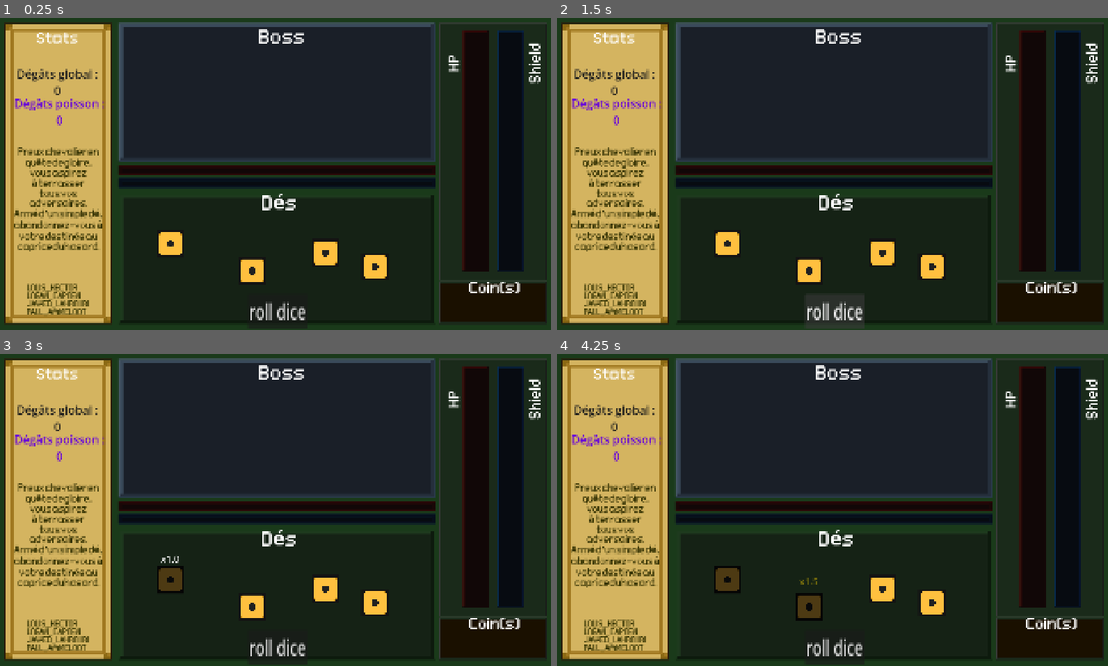
Above: before the commit, frames 1-4 (two rows, left to right).
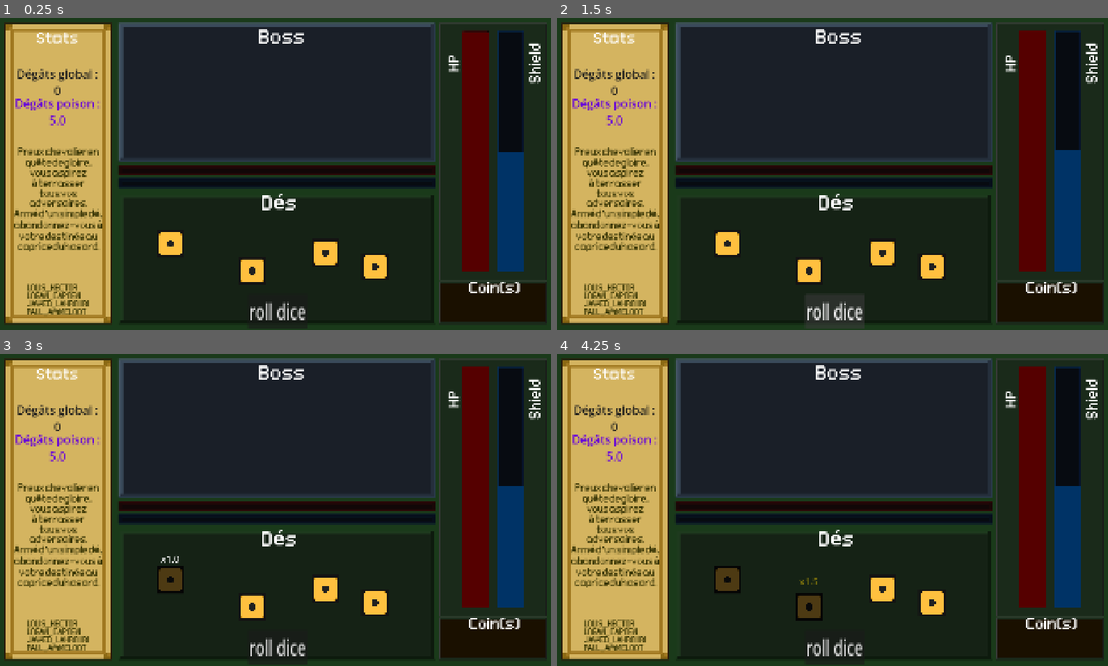
Above: after the commit, the same moments.

Repository: logan-capoen/dice-and-daggers
Game: Godot game, scene res://scenes/plateau.tscn
Same seed, same stepped clock (60 frames per second), same inputs: the game is played once before the commit and once after it.
Inputs (mouse positions are in pixels of both pictures, inside the frame that each line leads up to):
- Up to frame 1 (0.25 s): no input
- Up to frame 2 (1.5 s): click "roll dice" at 0.5 s; click "roll dice" at 1.25 s
- Up to frame 3 (3 s): click "roll dice" at 2 s; tap Enter at 2.75 s; move the mouse to (170, 578) at 2.77 s; click (170, 578) at 2.92 s
- Up to frame 4 (4.25 s): move the mouse to (810, 606) at 3.52 s; click (810, 606) at 3.67 s

The runs differ from the first frame. In frame 1, 5.8% of the frame differs, in the area x 2-96%, y 4-82%; in frame 2, 5.9%; in frame 3, 5.9%; in frame 4, 5.9%.

Commit message:
fix: bar handling and the music file

Diff:
--- a/dice-and-daggers/scenes/bar_handling.gd
+++ b/dice-and-daggers/scenes/bar_handling.gd
@@ -10,9 +10,8 @@
 func _process(delta):
 	if player == null:
 		return
-
-	animer_barre(hp_joueur, player.hp_joueur)
-	animer_barre(shield_joueur, player.shield_joueur)
+	animer_barre(hp_joueur, player.hp)
+	animer_barre(shield_joueur, player.shield)
 
 func animer_barre(barre: ProgressBar, valeur: float):
 	valeur = clamp(valeur, barre.min_value, barre.max_value)
--- a/dice-and-daggers/scenes/plateau.tscn
+++ b/dice-and-daggers/scenes/plateau.tscn
@@ -25,6 +25,9 @@
 
 [node name="Plateau" type="Node2D" unique_id=545427569]
 script = ExtResource("1_ipy82")
+
+[node name="Player" type="Node2D" parent="." unique_id=301665093 groups=["player"]]
+script = ExtResource("9_w3swp")
 
 [node name="Camera2D" type="Camera2D" parent="." unique_id=1309896490]
 anchor_mode = 0
@@ -188,10 +191,6 @@
 theme_override_font_sizes/font_size = 45
 text = "roll dice"
 
-[node name="Player" parent="." unique_id=1020096503]
-position = Vector2(58, 270)
-script = ExtResource("9_w3swp")
-
 [node name="Node" type="Node" parent="." unique_id=432663704]
 
 [node name="VarPoison" type="Label" parent="Node" unique_id=1110532606]
--- a/dice-and-daggers/script/character_body_2d.gd
+++ b/dice-and-daggers/script/character_body_2d.gd
@@ -1,7 +1,7 @@
 extends Node2D
 
 var hp = 100.0
-var shield = 0.0
+var shield = 50.0
 var damage_poison = 5.0
 
 func die():
--- a/dice-and-daggers/script/var_degat.gd
+++ b/dice-and-daggers/script/var_degat.gd
@@ -1,6 +1,7 @@
 extends Label
 
 var damage = 0
+@onready var player = get_tree().get_first_node_in_group("player")
 
 func _ready():
 	horizontal_alignment = HORIZONTAL_ALIGNMENT_CENTER
--- a/dice-and-daggers/script/var_poisson.gd
+++ b/dice-and-daggers/script/var_poisson.gd
@@ -1,9 +1,11 @@
 extends Label
 
-var poison_damage = 0
+@onready var player = get_tree().get_first_node_in_group("player")
 
 func _ready():
 	horizontal_alignment = HORIZONTAL_ALIGNMENT_CENTER
 
 func _process(delta: float) -> void:
-	text = "Dégâts poisson :\n" + str(poison_damage)
+	if player == null:
+		return
+	text = "Dégâts poison :\n" + str(player.damage_poison)
